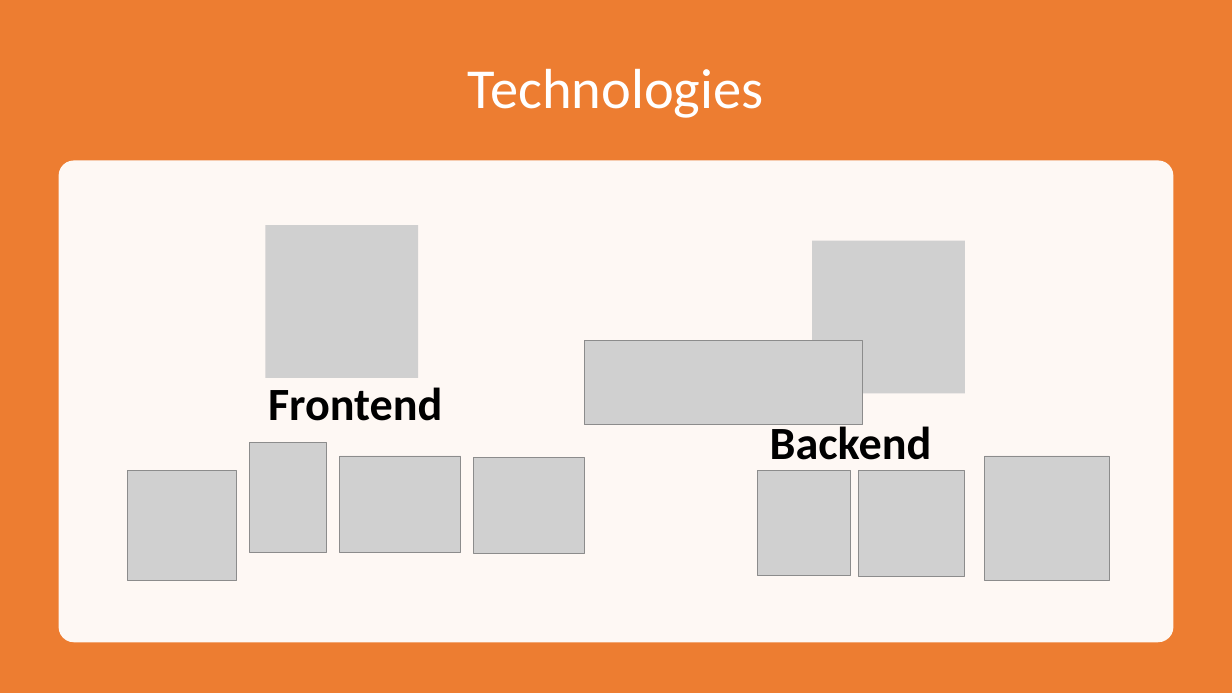
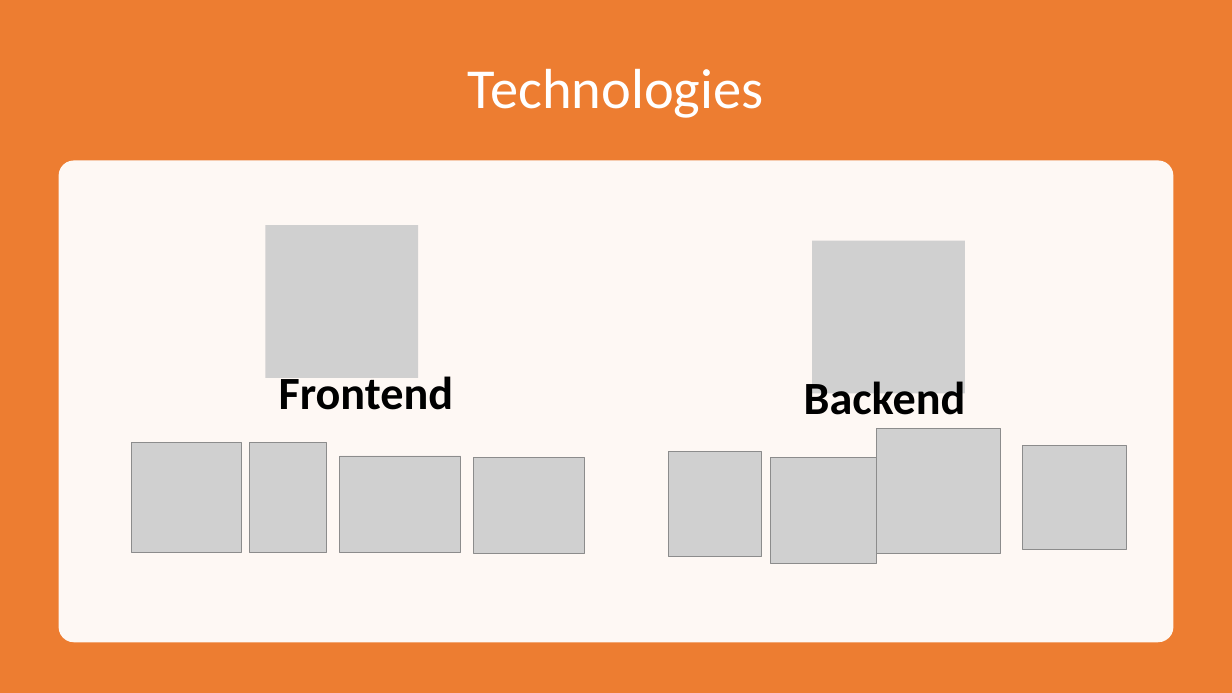
Before and after one commit to keira-mclean/capstone-cjk-be, a slide deck: slide 4 of Capstone3_CJK.pptx. Drawn at 1232x693 pixels with LibreOffice and Linux fonts; fonts in the diff are those of the drawing; grey boxes stand for pictures. Boxes give left, top, right and bottom in pixels: in the first picture for what was removed or moved away, otherwise in the second. Text is boxed around its words. In the diff, an @@ line names an element or a change of style, - is before the commit and + after.

Commit message:
More PPT updates

```diff
--- a/Capstone3_CJK.pptx
+++ b/Capstone3_CJK.pptx
@@ picture removed at box(584, 340, 863, 424) @@
@@ text "Frontend" rewrapped from box(268, 387, 442, 421) to box(279, 370, 453, 410) @@
@@ text "Backend": place and size @@
-text "Backend" at box(770, 421, 932, 471)
+text "Backend" at box(804, 375, 966, 425)
@@ picture: place and size @@
-picture at box(128, 470, 238, 580)
+picture at box(131, 443, 241, 553)
@@ picture: place and size @@
-picture at box(985, 456, 1110, 580)
+picture at box(876, 429, 1001, 554)
@@ picture added at box(1023, 445, 1127, 549) @@
@@ picture: place and size @@
-picture at box(758, 470, 851, 576)
+picture at box(668, 452, 762, 557)
@@ picture: place and size @@
-picture at box(859, 470, 965, 577)
+picture at box(770, 457, 876, 564)
```
Also in this commit, not shown: 1 slide added.
